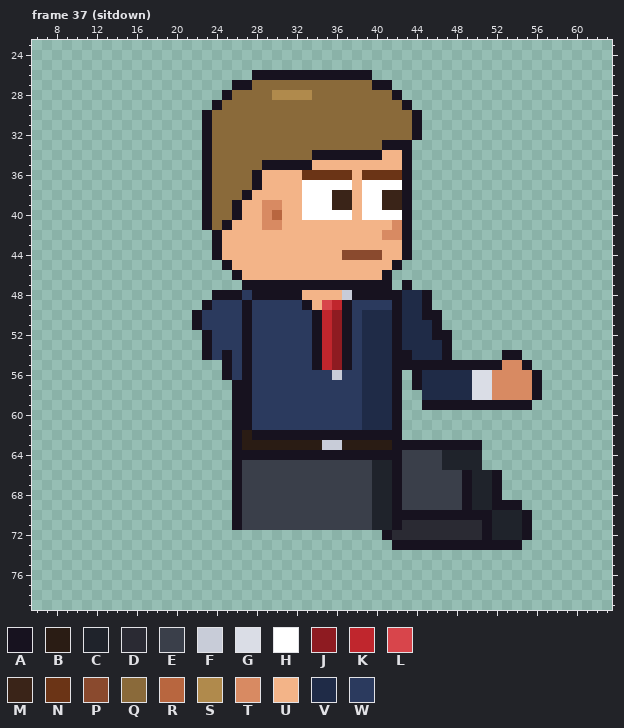
Pixel-art file: sprites/staff/sales_vic_right_anim.aseprite. That is the earlier state.
64x80 pixels, 129 frames. Colours within 5 levels of each other are drawn and written as one. Shown: frame 37 (sitdown): x 6..63, y 23..79. The old version is drawn lined up with the new one. The commit also changed other frames, which this record leaves out.
Visible layers, top first: "Arm Top", "Tie", "Vest", "Hair", "Face", "Watch", "Near Arm", "Collar", "Belt", "Shirt", "Body", "Back Arm", "Pants", "Shoes".
Palette (. is transparent): A #17121f  B #2a1c14  C #1f232b  D #2a2a33  E #3a3f4a  F #c8ccd8  G #dadde6  H #ffffff  J #8e1b21  K #c0262d  L #d8454b  M #3a2418  N #6b3416  P #8a4a2e  Q #8a6a3a  R #b8663f  S #b08a4c  T #d88a62  U #f3b488  V #1f2b47  W #2b3a5e
Pixels before, frame 37 (sitdown) (only the part around the change), first column x 11:
35 ............AQQQQQAAAAAUUUUUUUUUA....................
36 ............AQQQQAUUUUNNNNNUNNNNA....................
37 ............AQQQQAUUUUHHHHHUHHHHA....................
38 ............AQQQAUUUUUHHHMMUHHMMA....................
39 ............AQQAUUTTUUHHHMMUHHMMA....................
40 ............AQQAUUTRUUHHHHHUHHHHA....................
41 ............AQAUUUTTUUUUUUUUUUUTA....................
42 .............AUUUUUUUUUUUUUUUUTTA....................
43 .............AUUUUUUUUUUUUUUUUUUA....................
44 .............AUUUUUUUUUUUUPPPPUUA....................
45 ..............AUUUUUUUUUUUUUUUUA.....................
46 ...............AUUUUUUUUUUUUUUA......................
47 ................AAAAAAAAAAAAAAA.A....................
48 .............AAAWAAAAAUUUUFAAAAAVVA..................
49 ............AWWWAWWWWWAULKAWWWWAVVA..................
50 ...........AWWWWAWWWWWWAKJAWVVVAVVAA.................
51 ...........AWWWWAWWWWWWAKJAWVVVAVVVA.................
52 ............AWWWAWWWWWWAKJAWVVVAVVVAA................
53 ............AWWWAWWWWWWAKJAWVVVAVVVVA................
54 ............AWAWAWWWWWWAKJAWVVVAAVVVA.....AA.........
55 ..............AWAWWWWWWAKJAWVVVAAAAAAAAAAATTA........
56 ..............AWAWWWWWWWWFWWVVVA.AVVVVVGGTTTTA.......
57 ...............AAWWWWWWWWWWWVVVA.AVVVVVGGTTTTA.......
58 ...............AAWWWWWWWWWWWVVVA..VVVVVGGTTTTA.......
59 ...............AAWWWWWWWWWWWVVVA..AAAAAAAAAAA........
60 ...............AAWWWWWWWWWWWVVVA.....................
61 ...............AAWWWWWWWWWWWVVVA.....................
62 ...............ABAAAAAAAAAAAAAAA.....................
63 ...............ABBBBBBBBFFBBBBBAAAAAAAAA.............
64 ...............AAAAAAAAAAAAAAAAAEEEECCCC.............
65 ...............AEEEEEEEEEEEEECCAEEEECCCC.............
66 ...............AEEEEEEEEEEEEECCAEEEEEEACCA...........
67 ...............AEEEEEEEEEEEEECCAEEEEEEACCA...........
68 ...............AEEEEEEEEEEEEECCAEEEEEEACCA...........
69 ...............AEEEEEEEEEEEEECCAEEEEEEACCAAA.........
70 ...............AEEEEEEEEEEEEECCAAAAAAAAAACCCA........
71 ...............AEEEEEEEEEEEEECCADDDDDDDDACCCA........
72 ..............................ADDDDDDDDDACCCA........
73 ...............................AAAAAAAAAAAAA.........
74 .....................................................
75 .....................................................
76 .....................................................
77 .....................................................
78 .....................................................
79 .....................................................
New version:
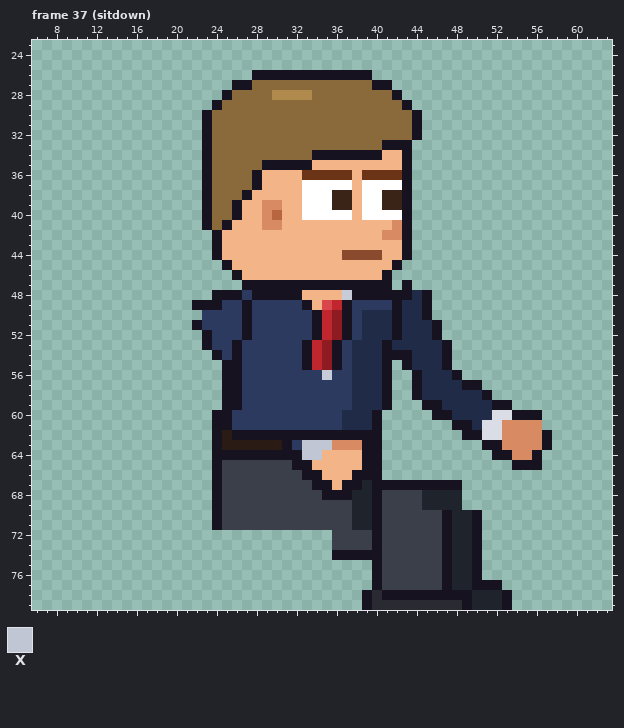
Colours new in this view: X #c0c6d4
What changed:
whole drawing moved by +2,-6 (the old picture is shown already moved)
Changed rows in their new state; - is an unchanged pixel.
Frame 37 (sitdown):
first column x 22:
48 ---------------------A--------------
49 A-A---------------------------------
50 .-----------------------.-----------
52 -------------------------.----------
53 ----AW-----AKJAWV--AV---------------
54 -.AWAW-----AKJAWV--A-----------..---
55 ----AW-----AKJAWV--A.-VVV-........--
56 ----AW-------FW-V--A.-----A........-
57 ---A-W----------V--A.------AA......-
58 ---A-W----------V--A.-A-----VA.....-
59 ---A-W----------V--A.----VVVVV--..--
60 --AAWW---------VV-A..---AAVVVVGGAAA-
61 --AAWW---------VV-A..-----AAVGGTTTT-
62 --AB-A-------------..------AAGGTTTTA
63 --ABB----AWXXXTTTAA..........AATTTTA
64 --AA-------XXUUUU--..........-AATTA-
65 --AEE-----AAUUUUUAA..........---AAA-
66 --AEE------AAUUUAAA............-----
67 --AEE-------AAUAACAA-AAAAAA....-----
68 --AEE--------AAACCAEE--CCCC....-----
69 --AEE-----------CCAEE--CCCC......---
70 --AEE-----------CCAEEEEEE-CC-.....--
71 --AEE-----------CCAEEEEEEACCA.....--
72 --------------EEEEAEEEEEEACCA.....--
73 --------------EEEEAEEEEEE-CC-....---
74 --------------AAAAAEEEEEEACCA-------
75 ------------------AEEEEEEACCA-------
76 ------------------AEEEEEEACCA-------
77 ------------------AEEEEEEACCAAA-----
78 -----------------ADAAAAAAAAACCCA----
79 -----------------ADDDDDDDDDACCCA----
Pixel boxes of the changes (left, top, right, bottom) in both pictures:
changed: (192, 290, 552, 610)
